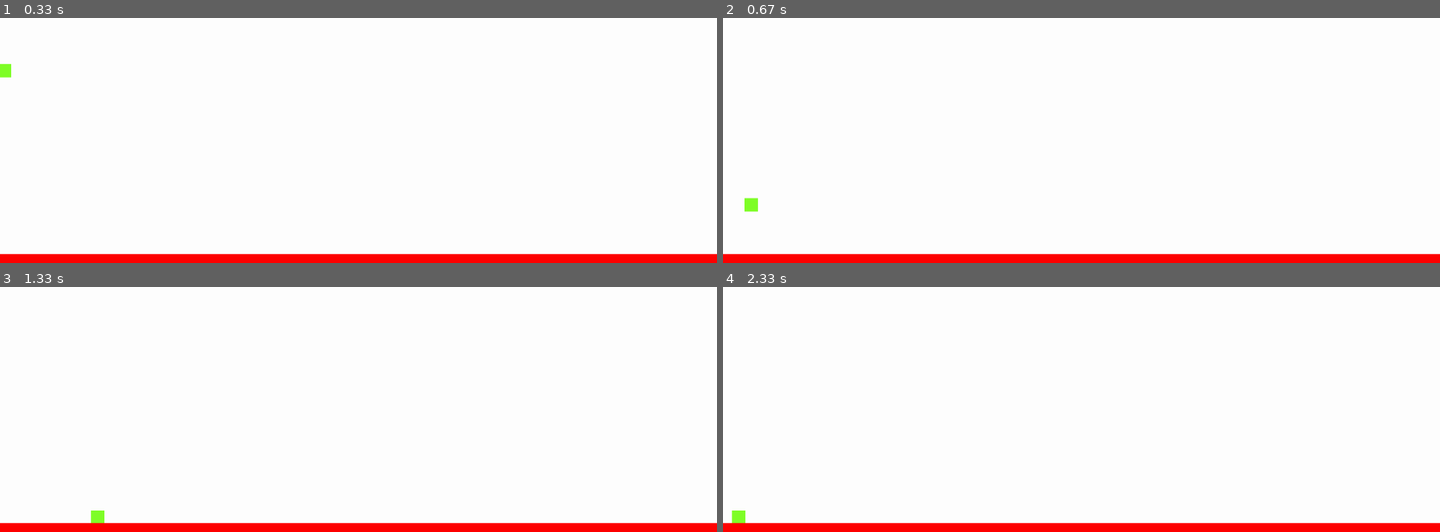
Above: before the commit, frames 1-4 (two rows, left to right).
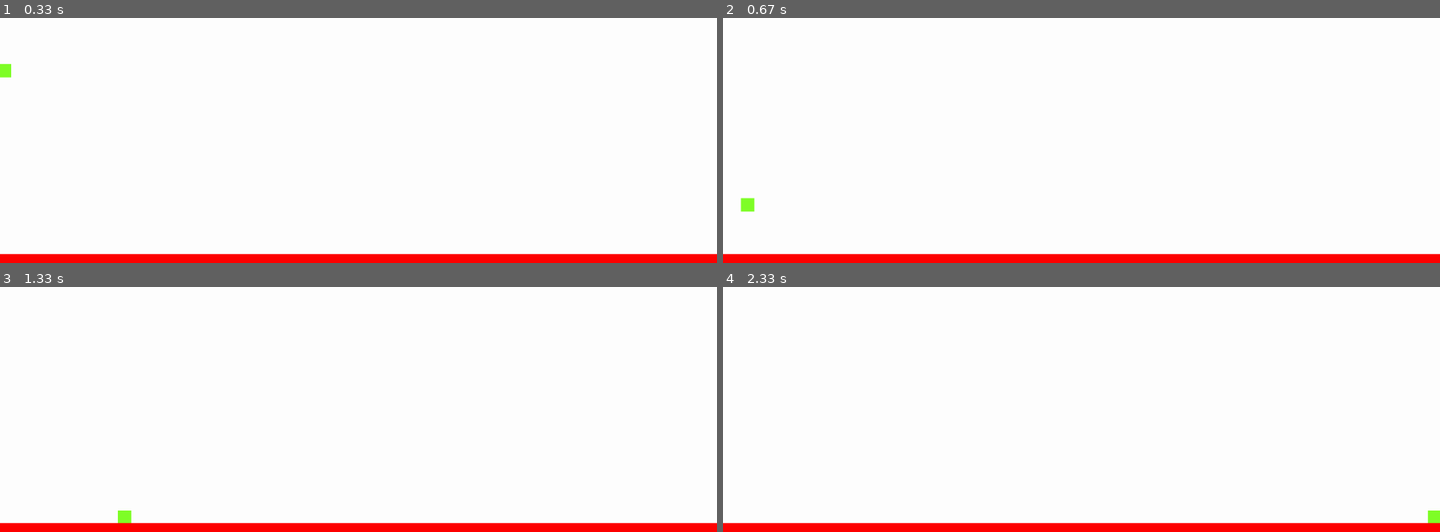
Above: after the commit, the same moments.

Repository: coinmoles/pygame-jam
Game: pygame game, started from main.py
The game is run twice, just before and just after one commit, with the same random seed, the same clock (stepped at 60 frames per second) and the same inputs.
Inputs:
- Up to frame 1 (0.33 s): no input
- Up to frame 2 (0.67 s): hold Right from 0.33 s (still down)
- Up to frame 3 (1.33 s): release Right at 0.8 s; hold Right 0.83-1.3 s
- Up to frame 4 (2.33 s): hold Left 1.33-1.87 s; hold Left 1.9-2.3 s

Frame 1 is identical in both runs. In frame 2, less than 0.1% of the frame differs, in the area x 2-5%, y 73-80%; in frame 3, 0.2%, in the area x 12-19%, y 91-97%; in frame 4, 0.2%.

Commit message:
Added jump

Diff:
--- a/Entity/Player.py
+++ b/Entity/Player.py
@@ -3,8 +3,10 @@
 from pygame.math import Vector2
 import pygame as pg
 
-ACC = 0.5
-FRIC = -0.12
+GROUND_ACC = 0.8
+AIR_ACC = 0.3
+GROUND_FRIC = -0.12
+AIR_FRIC = -0.05
 
 
 class Player(Entity):
@@ -17,20 +19,33 @@
         self.vel = Vector2(0, 0)
         self.acc = Vector2(0, 0)
 
+        self.grounded = True
+
     def move(self):
         pressed_keys = pg.key.get_pressed()
-        if pressed_keys[pg.K_LEFT]:
-            self.acc.x = -ACC
-        elif pressed_keys[pg.K_RIGHT]:
-            self.acc.x = ACC
+
+        self.acc = Vector2(0, 0.5)
+
+        if self.grounded:
+            if pressed_keys[pg.K_LEFT]:
+                self.acc.x = -GROUND_ACC
+            elif pressed_keys[pg.K_RIGHT]:
+                self.acc.x = GROUND_ACC
         else:
-            self.acc = Vector2(0, 0.5)
+            if pressed_keys[pg.K_LEFT]:
+                self.acc.x = -AIR_ACC
+            elif pressed_keys[pg.K_RIGHT]:
+                self.acc.x = AIR_ACC
 
     def jump(self):
-        self.vel.y = -15
+        if self.grounded:
+            self.vel.y = -12
 
     def update(self):
-        self.acc.x += self.vel.x * FRIC
+        if self.grounded:
+            self.acc.x += self.vel.x * GROUND_FRIC
+        else:
+            self.acc.x += self.vel.x * AIR_FRIC
         self.vel += self.acc
         self.pos += self.vel + 0.5 * self.acc
 
@@ -45,3 +60,6 @@
         if hits:
             self.pos.y = hits[0].rect.top + 1
             self.vel.y = 0
+            self.grounded = True
+        else:
+            self.grounded = False
--- a/Scene/GameScene.py
+++ b/Scene/GameScene.py
@@ -20,3 +20,9 @@
         super().update()
         self.player.move()
         self.player.update()
+
+    def handle_event(self, event):
+        super().handle_event(event)
+        if event.type == pg.KEYDOWN:
+            if event.key == pg.K_SPACE:
+                self.player.jump()
--- a/Scene/Scene.py
+++ b/Scene/Scene.py
@@ -12,9 +12,7 @@
 
     def update(self):
         for event in pg.event.get():
-            if event.type == pg.QUIT:
-                pg.quit()
-                sys.exit()
+            self.handle_event(event)
 
         self.game.screen.fill((255, 255, 255))
 
@@ -23,3 +21,8 @@
 
     def scene_end(self):
         pass
+
+    def handle_event(self, event):
+        if event.type == pg.QUIT:
+            pg.quit()
+            sys.exit()
Not shown, changed: .gitignore
